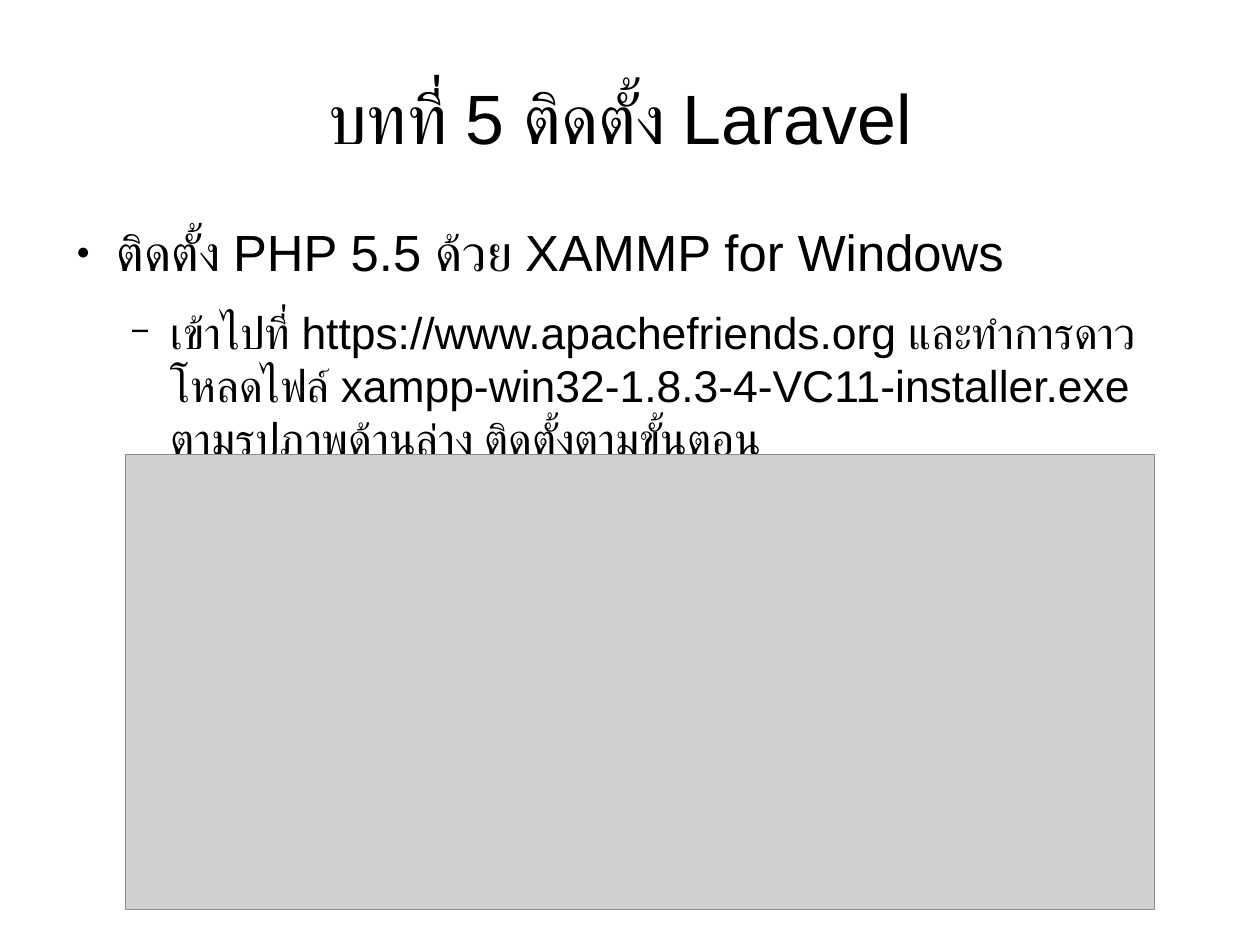
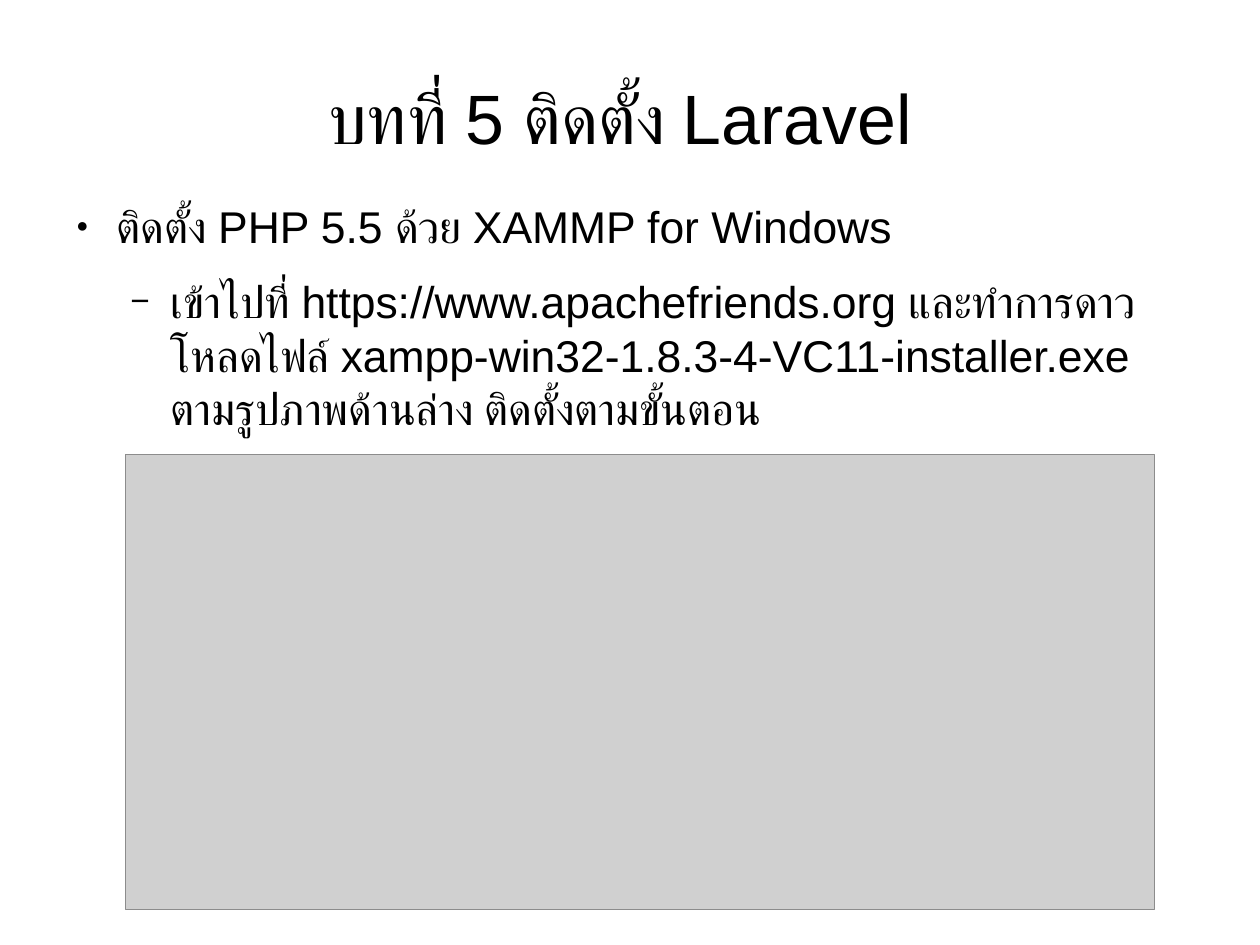
Before and after one commit to expstudio/Laravel-Course-Material, a slide deck: slide 25 of slide course.odp. Drawn at 1260x945 pixels with LibreOffice and Linux fonts; fonts in the diff are those of the drawing; grey boxes stand for pictures. Boxes give left, top, right and bottom in pixels: in the first picture for what was removed or moved away, otherwise in the second. Text is boxed around its words. In the diff, an @@ line names an element or a change of style, - is before the commit and + after.

```diff
--- a/slide course.odp
+++ b/slide course.odp
@@ text "ติดตั้ง PHP 5.5 ด้วย XAMMP ...": place and size @@
-text "ติดตั้ง PHP 5.5 ด้วย XAMMP ..." at [117,233,1136,455]
+text "ติดตั้ง PHP 5.5 ด้วย XAMMP ..." at [117,208,1136,438]
@@ text at [117,208,891,244]: size 32 to 28 pt in "ติดตั้ง PHP 5.5 ด้วย XAMMP for Windows" @@
```
Also in this commit, not shown: 2 other slides changed, 2 other files.
